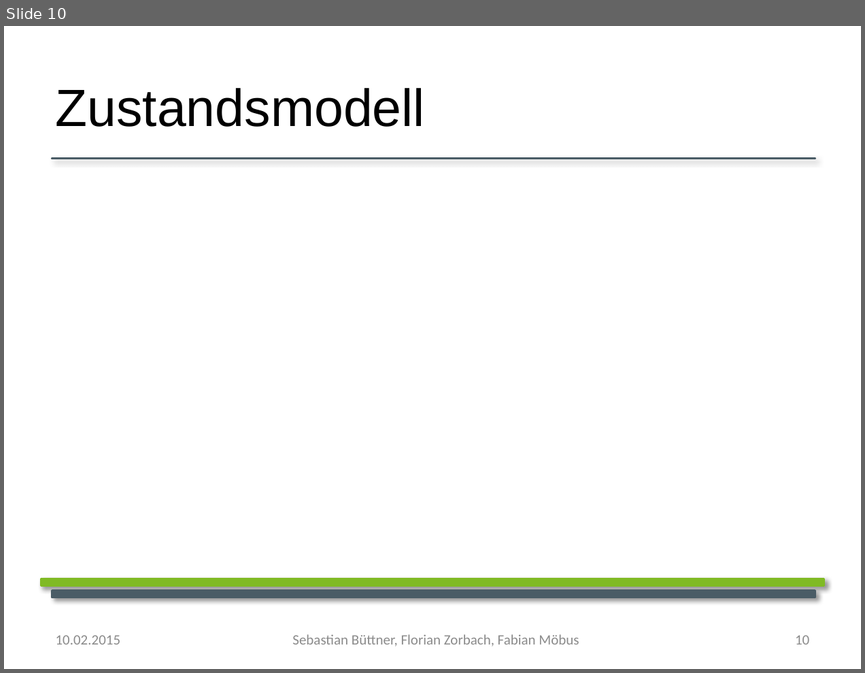
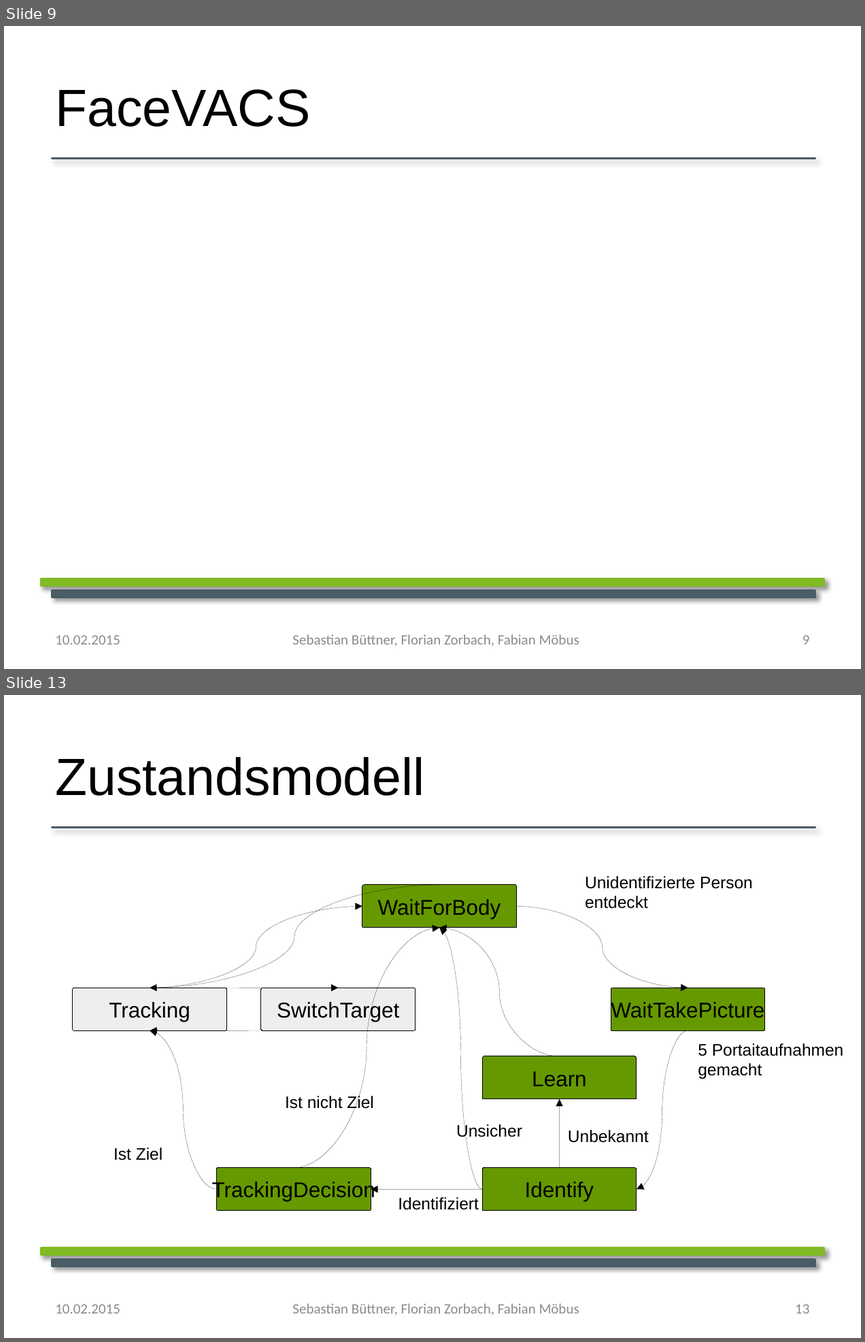
Before and after one commit to YoloSoftDE/YoloTrack, a slide deck: Documentation/Biometrie_praesentation.pptx. Shown one above the other, each under a label of ours: slide 10 before the commit, slides 9 and 13 after it; the slides between them are not shown. The pictures are 865x673 and 865x1342 pixels, drawn with LibreOffice and Linux fonts; fonts in the diff are those of the drawing; background and template pictures are left out. Boxes give left, top, right and bottom in pixels: in the first picture for what was removed or moved away, otherwise in the second. Text is boxed around its words. In the diff, an @@ line names an element or a change of style, - is before the commit and + after.

```diff
--- a/Documentation/Biometrie_praesentation.pptx
+++ b/Documentation/Biometrie_praesentation.pptx
@@ slide 13 added at [4,695,861,1338], background #FFFFFF; not listed: 3 template elements that a slide beside it also shows @@
@@ text added at [55,757,424,796], 44 pt, text #000000 @@
+Zustandsmodell
@@ text added at [585,876,753,909], 14 pt, text #000000 @@
+Unidentifizierte Person entdeckt
@@ curved arrow added from (439, 884) to (150, 987), #000000 0.75 pt @@
@@ rounded rectangle added at [362,884,516,927], fill #669900, outline #000000 0.75 pt, 18 pt, text #000000 @@
+WaitForBody
@@ curved arrow added from (150, 987) to (362, 906), #000000 0.75 pt @@
@@ curved arrow added from (516, 906) to (687, 987), #000000 0.75 pt @@
@@ curved arrow added from (294, 1167) to (439, 927), #000000 0.75 pt @@
@@ curved arrow added from (559, 1055) to (439, 927), #000000 0.75 pt @@
@@ curved arrow added from (482, 1189) to (439, 927), #000000 0.75 pt @@
@@ rounded rectangle added at [73,987,227,1030], fill #EEEEEE, outline #000000 0.75 pt, 18 pt, text #000000 @@
+Tracking
@@ curved arrow added from (150, 987) to (338, 987), #000000 0.75 pt @@
@@ rounded rectangle added at [261,987,415,1030], fill #EEEEEE, outline #000000 0.75 pt, 18 pt, text #000000 @@
+SwitchTarget
@@ rounded rectangle added at [611,987,765,1030], fill #669900, outline #000000 0.75 pt, 18 pt, text #000000 @@
+WaitTakePicture
@@ curved arrow added from (338, 1030) to (150, 1030), #000000 0.75 pt @@
@@ curved arrow added from (216, 1189) to (150, 1030), #000000 0.75 pt @@
@@ curved arrow added from (687, 1030) to (636, 1189), #000000 0.75 pt @@
@@ rounded rectangle added at [482,1055,636,1098], fill #669900, outline #000000 0.75 pt, 18 pt, text #000000 @@
+Learn
@@ text added at [698,1043,844,1079], 14 pt, text #000000 @@
+5 Portaitaufnahmen gemacht
@@ text added at [285,1094,374,1111], 14 pt, text #000000 @@
+Ist nicht Ziel
@@ curved arrow added from (559, 1167) to (559, 1098), #000000 0.75 pt @@
@@ text added at [456,1123,522,1140], 14 pt, text #000000 @@
+Unsicher
@@ text added at [568,1130,649,1142], 14 pt, text #000000 @@
+Unbekannt
@@ text added at [113,1147,163,1160], 14 pt, text #000000 @@
+Ist Ziel
@@ rounded rectangle added at [216,1167,371,1210], fill #669900, outline #000000 0.75 pt, 18 pt, text #000000 @@
+TrackingDecision
@@ rounded rectangle added at [482,1167,636,1210], fill #669900, outline #000000 0.75 pt, 18 pt, text #000000 @@
+Identify
@@ curved arrow added from (482, 1189) to (371, 1189), #000000 0.75 pt @@
@@ text added at [398,1197,479,1210], 14 pt, text #000000 @@
+Identifiziert
@@ text added at [55,1304,120,1313], 12 pt, text #8B8B8B @@
+10.02.2015
@@ text added at [292,1303,579,1315], 12 pt, text #8B8B8B @@
+Sebastian Büttner, Florian Zorbach, Fabian Möbus
@@ page number added at [795,1304,809,1313], 12 pt, text #8B8B8B @@
+13
@@ what was slide 10 is now slide 9 @@
@@ slide 9 changed as well @@
@@ text at [55,89,310,127]: text changed @@
-Zustandsmodell
+FaceVACS
@@ text "Sebastian Büttner, Florian Zorbach, Fabian ..." at [292,634,579,646]: text colour #8C8C8C to #8B8B8B @@
@@ page number at [802,635,810,644]: text changed; text colour #8C8C8C to #8B8B8B @@
-10
+9
```
Also in this commit, not shown: 11 other slides changed, 8 other slides added.
